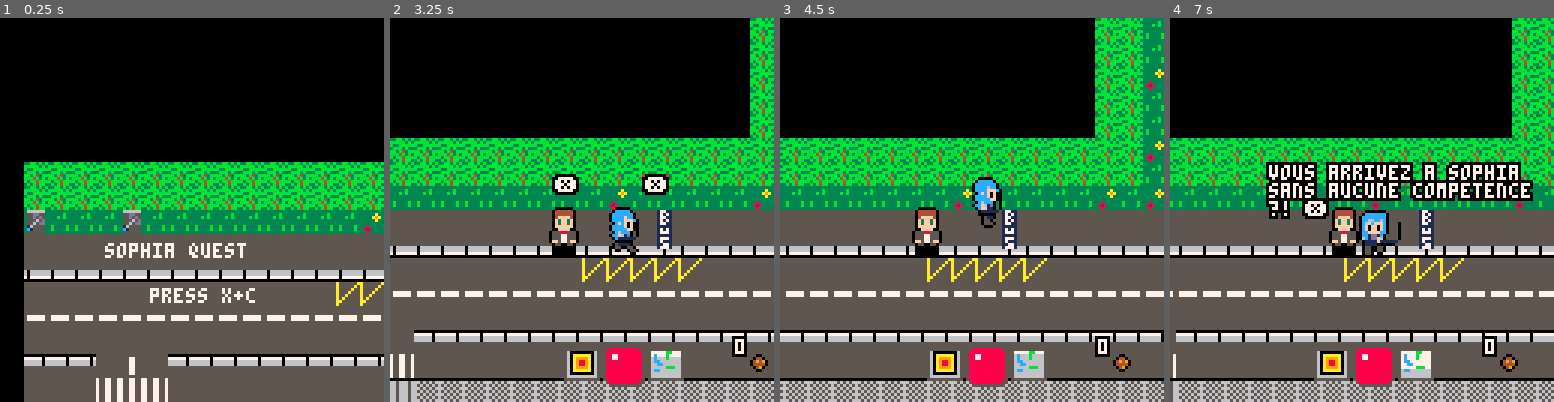
Above: before the commit, frames 1-4 (left to right).
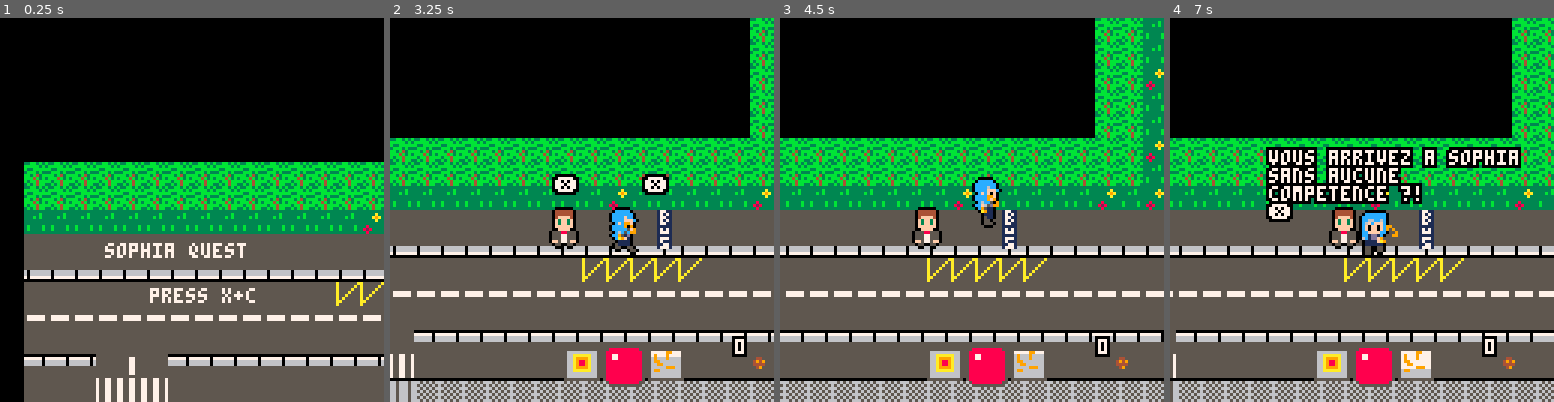
Above: after the commit, the same moments.

Repository: JasonHaenlin/pico-8-sophiaquest
Game: PICO-8 cartridge sophiaquest.p8
Two runs of this game, one before a commit and one after it. Both use one fixed random seed, a clock stepped at 60 frames per second and the inputs below.
Inputs:
- Up to frame 1 (0.25 s): no input
- Up to frame 2 (3.25 s): tap O (Z key) at 0.33, 0.7, 1.43, 2.22, 3.1 s; tap X (X key) at 1.07, 2.07, 2.4, 2.73, 3.07 s; hold Left 1.97-2.37 s; hold Down 2.42-2.82 s; hold Right from 2.87 s (still down)
- Up to frame 3 (4.5 s): tap X (X key) every 0.33 s from 3.4 to 4.4 s; release Right at 3.53 s; hold Up 3.58-4.08 s; tap O (Z key) at 3.98 s; hold Right from 4.13 s (still down)
- Up to frame 4 (7 s): release Right at 4.53 s; hold Down 4.58-5.08 s; tap X (X key) every 0.33 s from 4.73 to 6.73 s; tap O (Z key) at 4.87, 5.75, 6.63 s; hold Left 5.13-5.8 s; hold Up 5.85-6.18 s; hold Left 6.23-6.63 s; hold Down from 6.68 s (still down)

The runs differ from the first frame. In frame 1, 0.6% of the frame differs, in the area x 7-37%, y 50-57%; in frame 2, 0.6%; in frame 3, 0.6%; in frame 4, 8.1%, in the area x 25-95%, y 33-93%.

Commit message:
remove the heads

Diff:
--- a/sophiaquest.p8
+++ b/sophiaquest.p8
@@ -30,7 +30,7 @@
   {
    obj = "coin",
    s = 191,
-   drop_rate = 60
+   drop_rate = 100
   }
  }
 
@@ -745,10 +745,10 @@
 	local g = false
 	for i=1, #text do
 		ftext = ftext..sub(text, i,i)
-		if (i%22 == 0 or g) then
+		if (i%16 == 0 or g) then
 			g = true
    if (sub(text, i,i) == " ") then
-    offset.y -= 2
+    offset.y -= 3
     ftext = ftext.. "\n"
     check = true
 				g = false
@@ -1335,7 +1335,6 @@
  spr(entitie.f, x-1, y,   1, 2, entitie.flip, false)
  spr(entitie.f, x+1, y,   1, 2, entitie.flip, false)
  pal()
- palt(black,false)
  palt(pink,true)
  spr(entitie.f, x,   y,   1, 2, entitie.flip, false)
 end
@@ -1474,7 +1473,7 @@
   if (self.h < 5) self.p +=1
   self.y += 1
   self.h -= 1
-  for r=s.x-(self.p/2), self.x+(self.p/2)do
+  for r=self.x-(self.p/2), self.x+(self.p/2)do
    add(self.pos, {x = r, y= self.y, time=5})
   end
  end
@@ -1858,60 +1857,60 @@
 
 
 __gff__
-800080808000008080808080808000008000008080000080808080808080808080008080800000808080000000800000800080808000000002a000000080800000000080808080808000000000000000008000808080008080000000000000000000008080808000800000000000000085850505000000008080808000808000
+800080800000008080808080808000008000008000000080808080808080808080008080800000808080000000800000800080808000000002a000000080800000000080808080808000000000000000008000808080008080000000000000000000008080808000800000000000000085850505000000008080808000808000
 0000008080800000000000000000000500000080808000000000000000000000000000808080000000000000000000000000008080800000000000000000000000000000000000000000000000000000000000000000000000000000000000000000000000000000000000000000000000000000000000000000000000000000
 __map__
 000000000000000000000000000000000000000000000000000000000000000000000000000000000000000000000000000000000000000000000000000000000000000000000000000000000000000000171818070808080808080808080918181900000000002525252525003e3e3e3e3e3e3e007979790079797b7b797979
 00000000000000000000000000000000000000000002022112521215125012212107080808080808080808090000000002020207080808080808080808080808080809121252121512500200000000000027282817181818181818181818192828290000000000301212127a003d3d3d3d3d3d3d004646460046467b7b464646
-0000000000000000000000000000000000000000000202211252121512501221211718181818181818181819000000002324021718181818181818181818181818181912125212151250020000000000000a0d0d27282828282828282828290d0d1c0202000000575757577b005657755657757c007c7c7c7c867c7c7c7c1230
-0000000000000000000000000000000000000000000202311252121512501202212728282828282828282829000000003334021718181818181818181818181818181912125212151250020000000000001a1b1b1d0d0d1e0d0d0d1e0d0d1f1b1b1c02020000003b3b3b3b3b7c7c7c7c7c7c7c7c7c7c7c7c007c8c7c7c8c1212
-0000000000000000000000000000000000000000000202211252121512501202211d1e1e1e1e0d1e1e1e1e1f000000002324021718181818181818181818181818181912125212151250020000000000001a1b1b2d1e1e1e1e1e1e1e1e1e2f1b431c02020000003b3b3b3b86007c7c7c7c7c7c7c007c7c7c0043003e797c793e
+0000000000000000000000000000000000000000000202211252121512501221211718181818181818181819000000002324021718181818181818181818181818181912125212151250020000000000000a0d0d27282828282828282828290d0d1c0202000000575757577b005657755657757c007c7c7c7c1b7c7c7c7c1230
+0000000000000000000000000000000000000000000202311252121512501202212728282828282828282829000000003334021718181818181818181818181818181912125212151250020000000000001a1b1b1d0d0d1e0d0d0d1e0d0d1f1b1b1c02020000003b3b3b3b3b7c7c7c7c7c7c7c7c7c7c7c7c007c1b7c7c1b1212
+0000000000000000000000000000000000000000000202211252121512501202211d1e1e1e1e0d1e1e1e1e1f000000002324021718181818181818181818181818181912125212151250020000000000001a1b1b2d1e1e1e1e1e1e1e1e1e2f1b431c02020000003b3b3b3b3b007c7c7c7c7c7c7c007c7c7c0043003e797c793e
 0000000000000000000000000000000000000000000202211252121512501202212d1e04041e0d1e04041e2f000000003334022728282828282828282828282828282912125212151250020000000202021a1b1b2d1e04041e1e1e04041e2f1b531c02020202003b3b3b3b3b0079474779797979007c7c7c0053003d467c463d
 0002020202020202020202020202020202020202020202311252121512501223242d1e14141e1e1e14141e2f000000002324020a666666660b666666660b666666660c12125212151250020000002121212121212d1e14141e1e1e14141e2f12121221212121003e3e79797979464343463e3e3e00477c7c007c003d67676767
 0002020202020202020202020202020202020202020202211252121512501233343131121231313112123131000000003334021a1b04041b1b1b04041b1b1b04041b1c1212521215125002000000121212121212121212121212121212121212121203121212003d3d464646467c53537c3d3d3d0038757c007c006767674767
-0039212121392121212121212121213121212121213121311252121512501202020202121202020212120202000000000202021a1b14141b1b1b14141b1b1b14141b1c1212521215125002000000616161616161616161616161616161616161616113616161007c7c7c7c7c7c7c7c7c7c7c7c7c00477c7c007c006767674775
-00121212121212121212121212121212120312121212121212520505055012121212121212128312121212120000000012121212121212303030121230303012121212121252121512500200000012121212121212121212121212121212121206060606061200567c477c7c7c7c7c7c7c7c7c7c00387c7c007c006757575767
+0021212121212121212121212121213121212121213121311252121512501202020202121202020212120202000000000202021a1b14141b1b1b14141b1b1b14141b1c1212521215125002000000616161616161616161616161616161616161616113616161007c7c7c7c7c7c7c7c7c7c7c7c7c00477c7c007c006767674775
+00121212121212121212121212121212120312121212121212520505055012121212121212121212121212120000000012121212121212303030121230303012121212121252121512500200000012121212121212121212121212121212121206060606061200567c477c7c7c7c7c7c7c7c7c7c00387c7c007c006757575767
 00616161616161616161616161616161611361616161616161620505056061616161616161616161616161610000000012121212121212121212121212121212121212031252121512500200000011111111111111111111111111111111111111111111111100567c577c7c7c7c7c7c7c7c7c7c0047757c007c006767676767
-00121212121212121212121212120606060606121212121201011212120101121212121212121212121212120000000061616161616161616161616161616161616161136162121512500200000012121212121212121212121212121212121212128c12121200797979797c7c7c7c7c7c7c7c860038757c007c797979797979
+00121212121212121212121212120606060606121212121201011212120101121212121212121212121212120000000061616161616161616161616161616161616161136162121512500200000012121212121212121212121212121212121212121212121200797979797c7c7c7c7c7c7c7c7c0038757c007c797979797979
 00111111111111111111111111111111111111111111111101011212120101111111111111111111111111110000000012121212121212121212010112121212060606060612121512500200000041414141414141414141414141414141414141414141414100463846467c7c7c7c007c7c7c7c00477c7c007c464646464646
 001212121212121212121212121212121212121212121212010112121201011212121212121212121212121200000000111111111111111111110101111111111111111111111112125002000000232423242324232423242324232423242324232423242324003d57577c7c7c7c7c007c7c7c7c00477c7c7c7c7c7c7c7c7c7c
-004141411215124141414141414141414141414141414141414141414141414141414141414141414141414100000000121212121212121212120101121212121212121212121212125002000000333433343334333433343334333433343334333433343334007c7c8c7c7c7c7c7c00387c7c7c00577c7c7c7c7c7c867c7c7c
+004141411215124141414141414141414141414141414141414141414141414141414141414141414141414100000000121212121212121212120101121212121212121212121212125002000000333433343334333433343334333433343334333433343334007c7c7c7c7c7c7c7c00387c7c7c00577c7c7c7c7c7c1b7c7c7c
 0012121205050512121212121212121212121212121212121212121212121212121212121212121212121212000000004141414141414141414112121212414141410708080808080808090000000000000000000000000000003e00000000000000003e000000797979797c7c7c7c0047757c7c00797979797979797979797c
-00101010222222101010101010101010101010101010101012121010101010101010101010101010101010100000000012121212121212121212121212121202020217181818181818181900475647564756477700430b0b43003d56475647564756473d7c7700464638467c7c7c7c00387c7c8600464646464646464646467c
-00202020323232202020202020202020202020202020202012122020202020202020202020202020202020200000000061616161616161616161121212121202213117181818181818181900575657565756577700537e7e53007c56575657565756577c8377007c57577c7c7c7c7c0038757c7c007c7c7c7c7c7c7c7c7c7c7c
-0002128312121212161212161212164445161212162324310e0f21212121212121212121212121212121210200000000444516444516121216121212121202212324272828282828282829007c7c7c837c7c7c77003b3b3b3b007c837c7c7c7c7c7c7c7c7c77007c7c8c7c7c7c7c7c0047757c7c007c79797979797979797979
-0002121212121212161212161212165455161212163334020e0f213102212121212121212121212183212102000000005455165455161212161212831212022133341d0d0d0d0d0d0d0d1f00797c3e3e3e3e3e3e79437979797979793e3e3e3e3e797c7c797900797979797c7c7c7c00387c7c7c007c46464646464646464646
-0002070808080809161212161212166465161212162102210e0f212121210202020202020202020202020202000000006465166465161212161212121212022131212d0d0d0d0d0d0d0d2f00467c3d3d3d3d3d3d46534646464646463d3d3d3d3d467c7c4646003d3846467c7c867c0047757c7c007c7c7c7c7c7c867c7c7c7c
-0002171818181819121212121212121212121212121212121212212121210202020202020202020200000000000000001212121212121212121212121212022324212d1e1e1e1e1e1e1e2f007c7c7c7c7c7c7c7c7c7c7c7c7c7c7c7c7c7c7c7c7c7c7c7c7c51007c57577c7c7c7c7c00387c867c79797979797979797979791b
-0002272828282829121207080808080808080808080912121212070808080808080808080809020200000000000000001212128312121212121212121212023334212d1e04041e04041e2f007c7c7c837c7c7c7c7c7c7c7c7272727c727272727c7c7c7c7c7c007c7c8c7c7c7c7c7c0047757c7c46464646464646464646461b
+00101010222222101010101010101010101010101010101012121010101010101010101010101010101010100000000012121212121212121212121212121202020217181818181818181900475647564756477700430b0b43003d56475647564756473d7c7700464638467c7c7c7c00387c7c7c00464646464646464646467c
+00202020323232202020202020202020202020202020202012122020202020202020202020202020202020200000000061616161616161616161121212121202213117181818181818181900575657565756577700537e7e53007c56575657565756577c7c77007c57577c7c7c7c7c0038757c7c007c7c7c7c7c7c7c7c7c7c7c
+0002121212121212161212161212164445161212162121310e0f21212121212121212121212121212121210200000000444516444516121216121212121202212324272828282828282829007c7c7c1b7c7c7c77003b3b3b3b007c1b7c7c7c7c7c7c7c7c7c77007c7c7c7c7c7c7c7c0047757c7c007c79797979797979797979
+0002121212121212161212161212165455161212162139210e0f213102212121212121212121212121212102000000005455165455161212161212121212022133341d0d0d0d0d0d0d0d1f00797c3e3e3e3e3e3e79437979797979793e3e3e3e3e797c7c797900797979797c7c7c7c00387c7c7c007c46464646464646464646
+0002070808080809161212161212166465161212162121210e0f212121210202020202020202020202020202000000006465166465161212161212121212022131212d0d0d0d0d0d0d0d2f00467c3d3d3d3d3d3d46534646464646463d3d3d3d3d467c7c4646003d3846467c7c7c7c0047757c7c007c7c7c7c7c7c1b7c7c7c7c
+0002171818181819121212121212121212121212121212121212212121210202020202020202020200000000000000001212121212121212121212121212022324212d1e1e1e1e1e1e1e2f007c7c7c7c7c7c7c7c7c7c7c7c7c7c7c7c7c7c7c7c7c7c7c7c7c51007c57577c7c7c7c7c00387c1b7c79797979797979797979791b
+0002272828282829121207080808080808080808080912121212070808080808080808080809020200000000000000001212121212121212121212121212023334212d1e04041e04041e2f007c7c7c1b7c7c7c7c7c7c7c7c7272727c727272727c7c7c7c7c7c007c7c7c7c7c7c7c7c0047757c7c46464646464646464646461b
 00020a666666660c121217181818181818181818181912121212171818181818181818181819020200000000000000002525362525362525362525261212022121022d1e14141e14141e2f007c7c7c7c7c7c7c7c7c7c7c7c727c7c7c727c7c727c7c7c7c7c51007c7c7c7c7c7c7c7c00577c7c7c7c7c7c7c7c7c7c7c1b1b1b1b
-00021a1b04041b1c12122728282828282828282828291212121227282828282828282828282902020000000000000000444516121216444516121216121212023102020212123012120202007c7c7c7c7c7c7c7c7c7c7c7c7272727c727c83727c7c7c7c7c7c0000000000007c7c000000000000000000000000000000000000
-00021a1b14141b1c12120a0d0d0d0d0d0d0d0d0d0d0c121212120a0b0b0b0b0b0b0b0b0b0b0c0202000000000000000054551612121654551612121612121202213112121212121212121200797979797979797979007c7c7c7c727c727c7c727c7c7c7c7c510000000000000000000000000000000000000000000000000000
-000231121212121212121a0d0d1b1b0d0d1b1b0d0d1c121212121a0d0d1b1b0d0d1b1b0d0d1c02020000000000000000646516121216646516121216121212120202121212404142128c1200464646464646464646007c7c7272727c72727272727c7c7c7c7c0000000000000000000000000000000000000000000000000000
+00021a1b04041b1c12122728282828282828282828291212121227282828282828282828282902020000000000000000444516121216444516121216121212023102020212123012120202007c7c7c7c7c7c7c7c7c7c7c7c7272727c727c1b727c7c7c7c7c7c00000000007f7c7c7f0000000000000000000000000000000000
+00021a1b14141b1c12120a0d0d0d0d0d0d0d0d0d0d0c121212120a0b0b0b0b0b0b0b0b0b0b0c0202000000000000000054551612121654551612121612121202213112121212121212121200797979797979797979007c7c7c7c727c727c7c727c7c7c7c7c5100000000007f7f7f7f0000000000000000000000000000000000
+000231121212121212121a0d0d1b1b0d0d1b1b0d0d1c121212121a0d0d1b1b0d0d1b1b0d0d1c0202000000000000000064651612121664651612121612121212020212121240414212121200464646464646464646007c7c7272727c72727272727c7c7c7c7c0000000000000000000000000000000000000000000000000000
 000231121212121212121a1b1b1b1b1b1b1b1b1b1b1c121212121a1b1b1b1b1b1b1b1b1b1b1c0202000000000000000012121212121212121212121212121212121212121250305212121200564756475647564777007c7c7c7c7c7c7c0079797979797979790000000000000000000000000000000000000000000000000000
-000231121283121212121a1b1b04041b1b04041b1b1c121212121a1b1b1b1b04041b1b1b1b1c0202000000000000000012121212121212121212121212121212121212121260616212121200565756575657565777007c7c7c7c7c7c7c0046464646464646460000000000000000000000000000000000000000000000000000
+000231121212121212121a1b1b04041b1b04041b1b1c121212121a1b1b1b1b04041b1b1b1b1c0202000000000000000012121212121212121212121212121212121212121260616212121200565756575657565777007c7c7c7c7c7c7c0046464646464646460000000000000000000000000000000000000000000000000000
 000231121212121212121a1b1b14141b1b14141b1b1c121212121a1b1b1b1b14141b1b1b1b1c02020000000000000000070808080808080902020708080808080808080808080808090708007c7c7c7c837c7c7c77007c7c7c7c7c7c7c007c565756575657770000000000000000000000000000000000000000000000000000
-0002311212121212121212121212121212121212121212121212121212121212121212121212020200000000000000001718181818181819020217181818181818181818181818181917180056575657565756577c7c7c7c7c00007c7c7c7c7c7c7c7c837c770000000000000000000000000000000000000000000000000000
-000231121212121212121212121212121212121212121212121212121212121212121212121202020000000000000000eeeeeeeeeeeeeeeeeeeeeeeeeeeeeeeececccccccecccceecc00000000000000000000000000000000000000000000000000000000000000000000000000000000000000000000000000000000000000
-…(22 lines of a section not shown)…
+0002311212121212121212121212121212121212121212121212121212121212121212121212020200000000000000001718181818181819020217181818181818181818181818181917180056575657565756577c7c7c7c7c7f7f7c7c7c7c7c7c7c7c837c770000000000000000000000000000000000000000000000000000
+000231121212121212121212121212121212121212121212121212121212121212121212121202020000000000000000eeeeeeeeeeeeeeeeeeeeeeeeeeeeeeeececccccccecccceecc000000000000000000000000000000007f7f00000000000000000000000000000000000000000000000000000000000000000000000000
+…(22 lines of a section not shown)…
Not shown, changed: 57 lines of the sprite sheet (__gfx__) section of sophiaquest.p8
